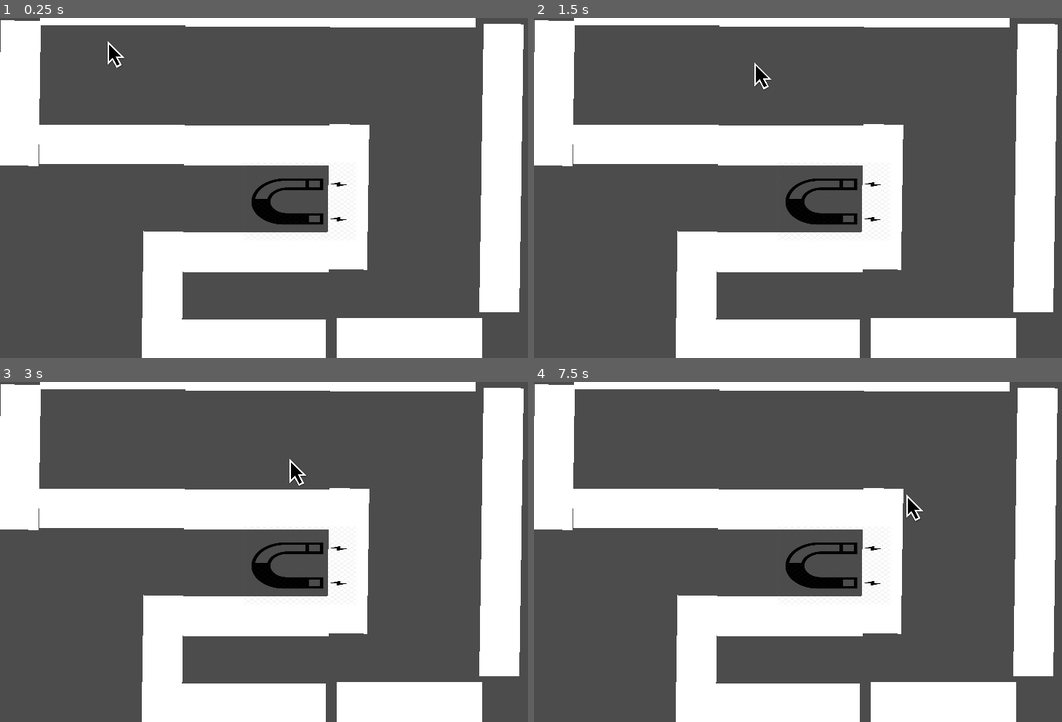
Above: before the commit, frames 1-4 (two rows, left to right).
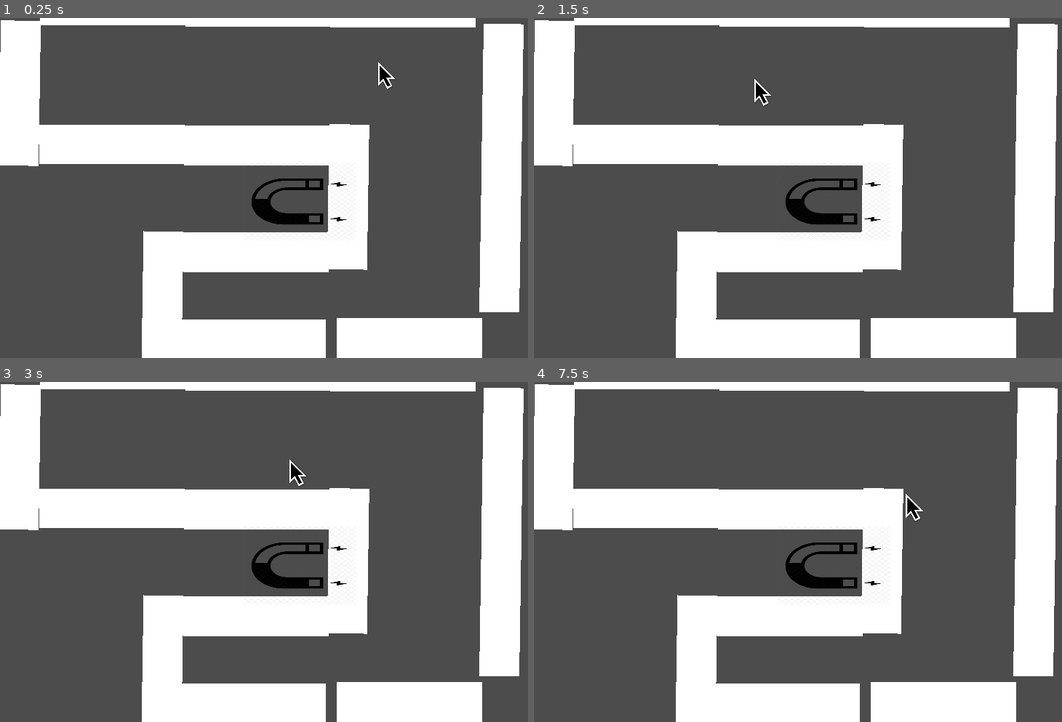
Above: after the commit, the same moments.

Repository: pierreGarciaRaf/cooc
Game: Godot game, scene res://src/levels/firstLevel.tscn
Two runs of this game, one before a commit and one after it. Both use one fixed random seed, a clock stepped at 60 frames per second and the inputs below. Before the commit the project starts from res://Main.tscn.
Inputs (mouse positions are in pixels of both pictures, inside the frame that each line leads up to):
- Up to frame 1 (0.25 s): no input
- Up to frame 2 (1.5 s): tap Enter at 0.5 s; move the mouse to (951, 171) at 0.52 s; tap Space at 1.25 s; move the mouse to (708, 205) at 1.27 s
- Up to frame 3 (3 s): tap Enter at 2 s; move the mouse to (348, 477) at 2.02 s; tap Space at 2.75 s; move the mouse to (264, 620) at 2.77 s
- Up to frame 4 (7.5 s): tap Enter at 3.5 s; move the mouse to (998, 603) at 3.52 s; tap Space at 4.25 s; move the mouse to (650, 501) at 4.27 s; move the mouse to (856, 552) at 5.02 s; move the mouse to (739, 467) at 5.77 s; move the mouse to (951, 535) at 6.52 s; move the mouse to (708, 569) at 7.27 s

The runs differ from the first frame. In frame 1, 0.3% of the frame differs, in the area x 20-75%, y 6-21%; in frame 2, 0.2%; in frame 3, less than 0.1%; in frame 4, less than 0.1%.

Commit message:
reorganisation

Diff:
--- a/Main.tscn
+++ /dev/null
@@ -1,93 +0,0 @@
-[gd_scene load_steps=7 format=2]
-
-[ext_resource path="res://cursor.png" type="Texture" id=1]
-[ext_resource path="res://Cursor.gd" type="Script" id=2]
-[ext_resource path="res://Main.gd" type="Script" id=3]
-[ext_resource path="res://Wall.tscn" type="PackedScene" id=4]
-[ext_resource path="res://magnet-4-81291.png" type="Texture" id=5]
-
-[sub_resource type="RectangleShape2D" id=1]
-extents = Vector2( 147.426, 72.3753 )
-
-[node name="Node2D" type="Node2D"]
-script = ExtResource( 3 )
-
-[node name="Cursor" type="KinematicBody2D" parent="."]
-position = Vector2( 201.213, 64.4511 )
-scale = Vector2( 0.15, 0.15 )
-input_pickable = true
-collision_mask = 6
-script = ExtResource( 2 )
-
-[node name="Sprite" type="Sprite" parent="Cursor"]
-texture = ExtResource( 1 )
-
-[node name="CollisionPolygon2D" type="CollisionPolygon2D" parent="Cursor"]
-polygon = PoolVector2Array( -65, -148.1, -65, -146.8, 113, 30.2, 113, 32.5, 118, 45, 115.7, 45, 114.6, 50, 112.7, 50, 103.7, 57, 98, 57, 59, 58.9, 59, 63, 87, 116.5, 87, 119.7, 89.4, 134, 87, 134, 77, 147, 74.5, 147, 35.5, 169, 32.3, 169, 17, 171.3, 17, 169.1, 5, 161.1, 5, 158.5, -32.1, 94, -36.1, 94, -73.2, 128, -75.6, 128, -89, 130.4, -89, 128, -96, 123, -96, 120.4, -99, 112.4, -99, -140, -97.5, -140, -92, -161, -92, -163.2, -89.9, -164.3 )
-
-[node name="Walls" type="Node2D" parent="."]
-
-[node name="Wall" parent="Walls" instance=ExtResource( 4 )]
-position = Vector2( 196.612, 223.036 )
-
-[node name="Wall4" parent="Walls" instance=ExtResource( 4 )]
-position = Vector2( 198.97, -22.193 )
-
-[node name="Wall5" parent="Walls" instance=ExtResource( 4 )]
-position = Vector2( 454.417, -20.2281 )
-
-[node name="Wall6" parent="Walls" instance=ExtResource( 4 )]
-position = Vector2( 708.684, -19.0491 )
-
-[node name="Wall7" parent="Walls" instance=ExtResource( 4 )]
-position = Vector2( 708.684, -19.0491 )
-
-[node name="Wall2" parent="Walls" instance=ExtResource( 4 )]
-position = Vector2( 451.666, 225.001 )
-
-[node name="Wall11" parent="Walls" instance=ExtResource( 4 )]
-position = Vector2( 720.892, 564.548 )
-
-[node name="Wall12" parent="Walls" instance=ExtResource( 4 )]
-position = Vector2( 445.378, 567.299 )
-
-[node name="Wall13" parent="Walls" instance=ExtResource( 4 )]
-position = Vector2( 450.88, 413.245 )
-
-[node name="Wall3" parent="Walls" instance=ExtResource( 4 )]
-position = Vector2( 34.6985, 132.647 )
-rotation = 1.5865
-
-[node name="Wall14" parent="Walls" instance=ExtResource( 4 )]
-position = Vector2( 285.822, 504.813 )
-rotation = 1.5865
-
-[node name="Wall8" parent="Walls" instance=ExtResource( 4 )]
-position = Vector2( 884.452, 138.418 )
-rotation = 1.5865
-
-[node name="Wall10" parent="Walls" instance=ExtResource( 4 )]
-position = Vector2( 880.698, 391.249 )
-rotation = 1.5865
-
-[node name="Wall9" parent="Walls" instance=ExtResource( 4 )]
-position = Vector2( 612.794, 315.783 )
-rotation = 1.5865
-
-[node name="Magnet" type="Node2D" parent="."]
-
-[node name="Area2D" type="Area2D" parent="Magnet"]
-position = Vector2( 527.726, 323.895 )
-space_override = 2
-gravity_vec = Vector2( -1, 0 )
-collision_layer = 4
-collision_mask = 0
-
-[node name="CollisionShape2D" type="CollisionShape2D" parent="Magnet/Area2D"]
-position = Vector2( 236.421, 11.7458 )
-shape = SubResource( 1 )
-
-[node name="magnet-4-81291" type="Sprite" parent="Magnet"]
-position = Vector2( 527.726, 323.895 )
-scale = Vector2( 0.40241, 0.280974 )
-texture = ExtResource( 5 )
--- a/project.godot
+++ b/project.godot
@@ -16,7 +16,7 @@
 [application]
 
 config/name="cooc"
-run/main_scene="res://Main.tscn"
+run/main_scene="res://src/levels/firstLevel.tscn"
 config/icon="res://icon.png"
 
 [display]
--- /dev/null
+++ b/src/levels/firstLevel.tscn
@@ -0,0 +1,81 @@
+[gd_scene load_steps=6 format=2]
+
+[ext_resource path="res://src/world/environment/wall/Wall.tscn" type="PackedScene" id=1]
+[ext_resource path="res://src/world/player/Cursor.tscn" type="PackedScene" id=2]
+[ext_resource path="res://src/levels/levelScript.gd" type="Script" id=3]
+[ext_resource path="res://src/world/environment/hazard/magnet/magnet-4-81291.png" type="Texture" id=4]
+
+[sub_resource type="RectangleShape2D" id=1]
+extents = Vector2( 147.426, 72.3753 )
+
+[node name="level" type="Node2D"]
+script = ExtResource( 3 )
+
+[node name="Cursor" parent="." instance=ExtResource( 2 )]
+
+[node name="Walls" type="Node2D" parent="."]
+
+[node name="Wall" parent="Walls" instance=ExtResource( 1 )]
+position = Vector2( 196.612, 223.036 )
+
+[node name="Wall4" parent="Walls" instance=ExtResource( 1 )]
+position = Vector2( 198.97, -22.193 )
+
+[node name="Wall5" parent="Walls" instance=ExtResource( 1 )]
+position = Vector2( 454.417, -20.2281 )
+
+[node name="Wall6" parent="Walls" instance=ExtResource( 1 )]
+position = Vector2( 708.684, -19.0491 )
+
+[node name="Wall7" parent="Walls" instance=ExtResource( 1 )]
+position = Vector2( 708.684, -19.0491 )
+
+[node name="Wall2" parent="Walls" instance=ExtResource( 1 )]
+position = Vector2( 451.666, 225.001 )
+
+[node name="Wall11" parent="Walls" instance=ExtResource( 1 )]
+position = Vector2( 720.892, 564.548 )
+
+[node name="Wall12" parent="Walls" instance=ExtResource( 1 )]
+position = Vector2( 445.378, 567.299 )
+
+[node name="Wall13" parent="Walls" instance=ExtResource( 1 )]
+position = Vector2( 450.88, 413.245 )
+
+[node name="Wall3" parent="Walls" instance=ExtResource( 1 )]
+position = Vector2( 34.6985, 132.647 )
+rotation = 1.5865
+
+[node name="Wall14" parent="Walls" instance=ExtResource( 1 )]
+position = Vector2( 285.822, 504.813 )
+rotation = 1.5865
+
+[node name="Wall8" parent="Walls" instance=ExtResource( 1 )]
+position = Vector2( 884.452, 138.418 )
+rotation = 1.5865
+
+[node name="Wall10" parent="Walls" instance=ExtResource( 1 )]
+position = Vector2( 880.698, 391.249 )
+rotation = 1.5865
+
+[node name="Wall9" parent="Walls" instance=ExtResource( 1 )]
+position = Vector2( 612.794, 315.783 )
+rotation = 1.5865
+
+[node name="Magnet" type="Node2D" parent="."]
+
+[node name="Area2D" type="Area2D" parent="Magnet"]
+position = Vector2( 527.726, 323.895 )
+space_override = 2
+gravity_vec = Vector2( -1, 0 )
+collision_layer = 4
+collision_mask = 0
+
+[node name="CollisionShape2D" type="CollisionShape2D" parent="Magnet/Area2D"]
+position = Vector2( 236.421, 11.7458 )
+shape = SubResource( 1 )
+
+[node name="magnet-4-81291" type="Sprite" parent="Magnet"]
+position = Vector2( 527.726, 323.895 )
+scale = Vector2( 0.40241, 0.280974 )
+texture = ExtResource( 4 )
--- a/Main.gd
+++ b/src/levels/levelScript.gd
@@ -2,7 +2,8 @@
 
 
 func _ready():
-	Input.set_mouse_mode(Input.MOUSE_MODE_HIDDEN)
+	Input.set_mouse_mode(Input.MOUSE_MODE_CAPTURED)
+	pass
 
 
 
--- /dev/null
+++ b/src/world/environment/hazard/magnet/magnet.tscn
@@ -0,0 +1,24 @@
+[gd_scene load_steps=3 format=2]
+
+[ext_resource path="res://src/world/environment/hazard/magnet/magnet-4-81291.png" type="Texture" id=1]
+
+[sub_resource type="RectangleShape2D" id=1]
+extents = Vector2( 147.426, 72.3753 )
+
+[node name="Magnet" type="Node2D"]
+
+[node name="Area2D" type="Area2D" parent="."]
+position = Vector2( 527.726, 323.895 )
+space_override = 2
+gravity_vec = Vector2( -1, 0 )
+collision_layer = 4
+collision_mask = 0
+
+[node name="CollisionShape2D" type="CollisionShape2D" parent="Area2D"]
+position = Vector2( 236.421, 11.7458 )
+shape = SubResource( 1 )
+
+[node name="magnet-4-81291" type="Sprite" parent="."]
+position = Vector2( 527.726, 323.895 )
+scale = Vector2( 0.40241, 0.280974 )
+texture = ExtResource( 1 )
--- a/Wall.tscn
+++ b/src/world/environment/wall/Wall.tscn
@@ -1,6 +1,7 @@
 [gd_scene load_steps=3 format=2]
 
-[ext_resource path="res://wall.png" type="Texture" id=1]
+[ext_resource path="res://src/world/environment/wall/wall.png" type="Texture" id=1]
+
 
 [sub_resource type="RectangleShape2D" id=1]
 extents = Vector2( 32.0199, 32.975 )
--- /dev/null
+++ b/src/world/player/Cursor.tscn
@@ -0,0 +1,17 @@
+[gd_scene load_steps=3 format=2]
+
+[ext_resource path="res://src/world/player/Cursor.gd" type="Script" id=1]
+[ext_resource path="res://src/world/player/cursor.png" type="Texture" id=2]
+
+[node name="Cursor" type="KinematicBody2D"]
+position = Vector2( 201.213, 64.4511 )
+scale = Vector2( 0.15, 0.15 )
+input_pickable = true
+collision_mask = 6
+script = ExtResource( 1 )
+
+[node name="Sprite" type="Sprite" parent="."]
+texture = ExtResource( 2 )
+
+[node name="CollisionPolygon2D" type="CollisionPolygon2D" parent="."]
+polygon = PoolVector2Array( -65, -148.1, -65, -146.8, 113, 30.2, 113, 32.5, 118, 45, 115.7, 45, 114.6, 50, 112.7, 50, 103.7, 57, 98, 57, 59, 58.9, 59, 63, 87, 116.5, 87, 119.7, 89.4, 134, 87, 134, 77, 147, 74.5, 147, 35.5, 169, 32.3, 169, 17, 171.3, 17, 169.1, 5, 161.1, 5, 158.5, -32.1, 94, -36.1, 94, -73.2, 128, -75.6, 128, -89, 130.4, -89, 128, -96, 123, -96, 120.4, -99, 112.4, -99, -140, -97.5, -140, -92, -161, -92, -163.2, -89.9, -164.3 )
Not shown, removed: cursor.png.import
Not shown, removed: magnet-4-81291.png.import
Renamed: magnet-4-81291.png -> src/world/environment/hazard/magnet/magnet-4-81291.png
Renamed: wall.png -> src/world/environment/wall/wall.png
Renamed: Cursor.gd -> src/world/player/Cursor.gd
Renamed: cursor.png -> src/world/player/cursor.png
Not shown, removed: wall.png.import
